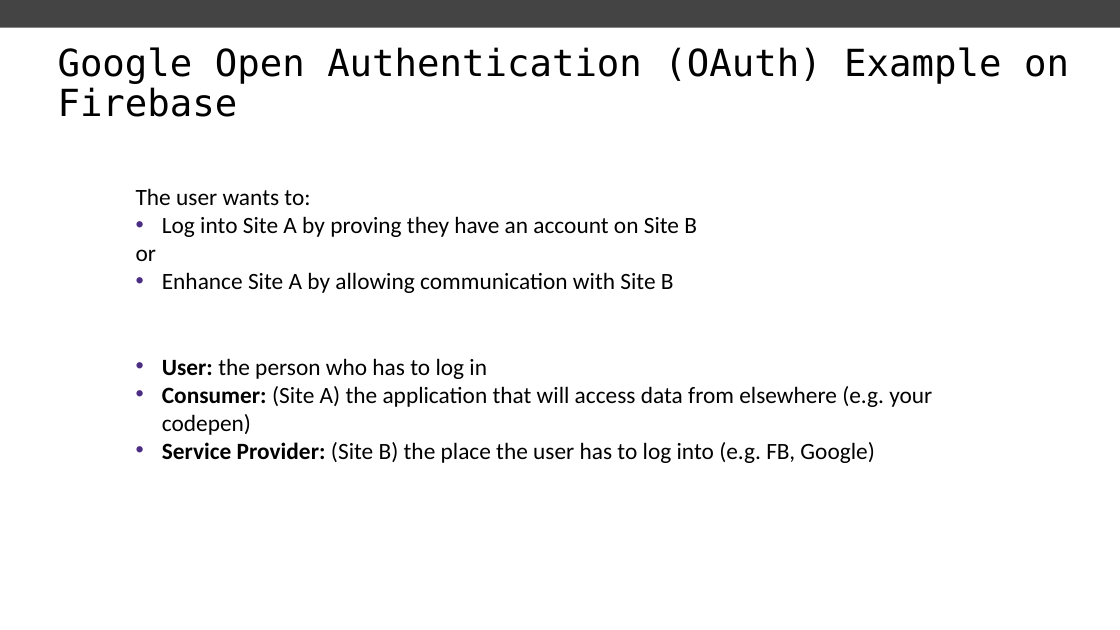
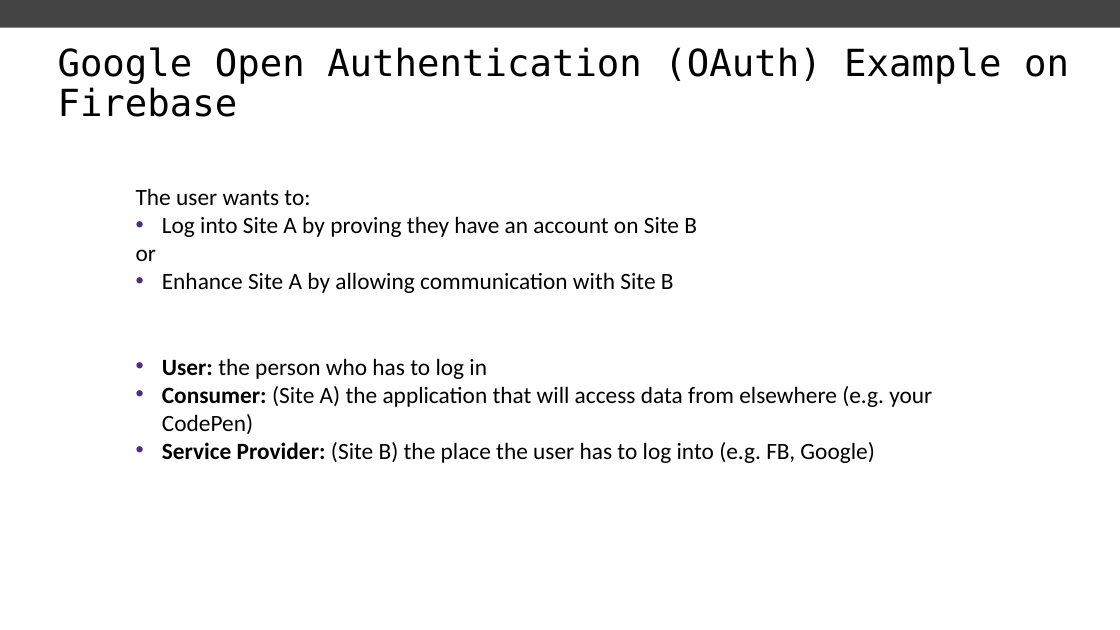
Before and after one commit to wesleybeckner/technin510, a slide deck: slide 8 of technin510/Week 9/Technin510 P9 Firebase Database.pptx. Drawn at 1120x630 pixels with LibreOffice and Linux fonts; fonts in the diff are those of the drawing; background and template pictures are left out. Boxes give left, top, right and bottom in pixels: in the first picture for what was removed or moved away, otherwise in the second. Text is boxed around its words. In the diff, an @@ line names an element or a change of style, - is before the commit and + after.

```diff
--- a/technin510/Week 9/Technin510 P9 Firebase Database.pptx
+++ b/technin510/Week 9/Technin510 P9 Firebase Database.pptx
@@ text at (162,386,932,434): text changed @@
-• Consumer: (Site A) the application that will access data from elsewhere (e.g. your codepen)
+• Consumer: (Site A) the application that will access data from elsewhere (e.g. your CodePen)
```
Also in this commit, not shown: 1 other slide changed, 18 other files.
